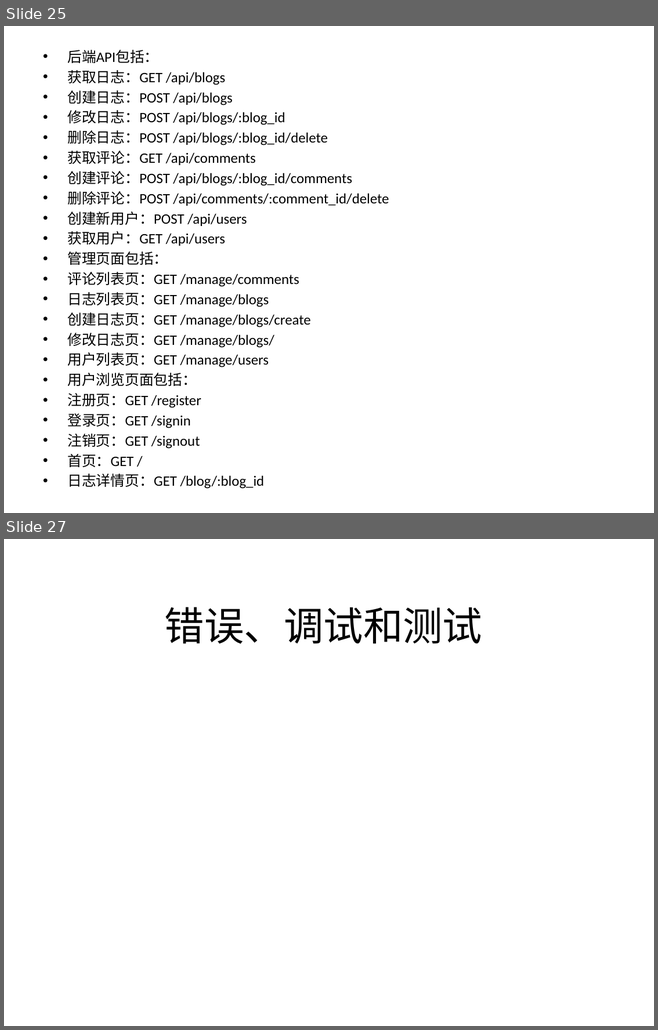
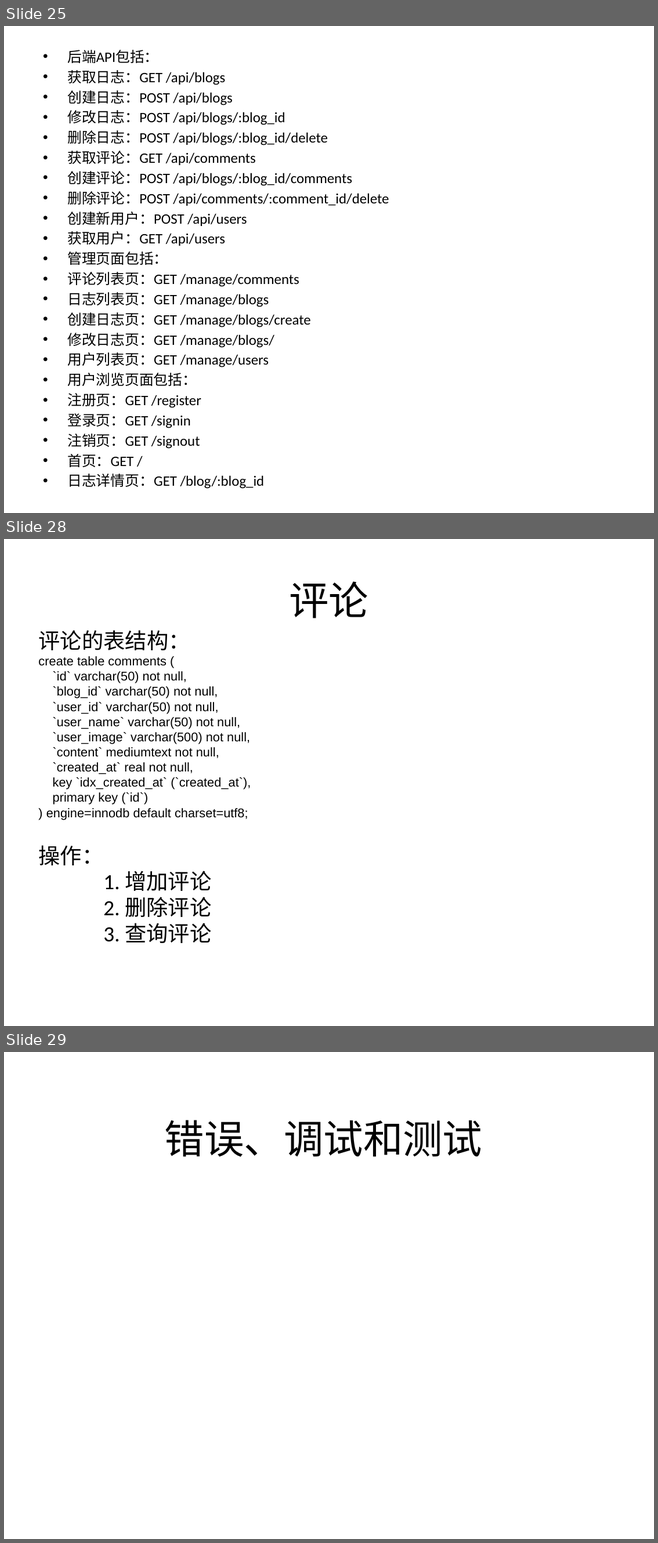
Before and after one commit to zhinan18/Python3, a slide deck: readme/python3_Advanced.pptx. Shown one above the other, each under a label of ours: slides 25 and 27 before the commit, slides 25, 28 and 29 after it; the slides between them are not shown. The pictures are 658x1030 and 658x1543 pixels, drawn with LibreOffice and Linux fonts; fonts in the diff are those of the drawing. Boxes give left, top, right and bottom in pixels: in the first picture for what was removed or moved away, otherwise in the second. Text is boxed around its words. In the diff, an @@ line names an element or a change of style, - is before the commit and + after.

Commit message:
提交需要补充的评论

```diff
--- a/readme/python3_Advanced.pptx
+++ b/readme/python3_Advanced.pptx
@@ slide 28 added at box(4, 539, 654, 1026), background #FFFFFF @@
@@ title added at box(38, 630, 190, 650), 44 pt, text #000000 @@
+评论
@@ text added at box(38, 630, 250, 820), 14 pt, text #000000 @@
+评论的表结构：
+create table comments (
+`id` varchar(50) not null,
+`blog_id` varchar(50) not null,
+`user_id` varchar(50) not null,
+`user_name` varchar(50) not null,
+`user_image` varchar(500) not null,
+`content` mediumtext not null,
+`created_at` real not null,
+key `idx_created_at` (`created_at`),
+primary key (`id`)
+) engine=innodb default charset=utf8;
@@ text added at box(38, 845, 211, 943), 24 pt, text #000000 @@
+操作：
+1. 增加评论
+2. 删除评论
+3. 查询评论
@@ what was slide 27 is now slide 29 @@
```
Also in this commit, not shown: 1 slide changed, 1 other slide added, 10 other files.
